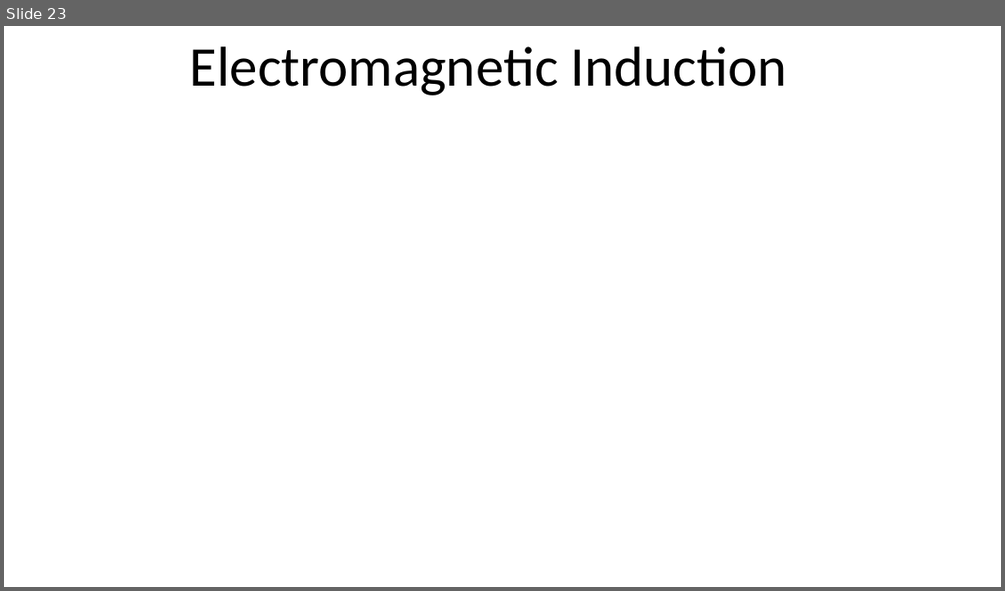
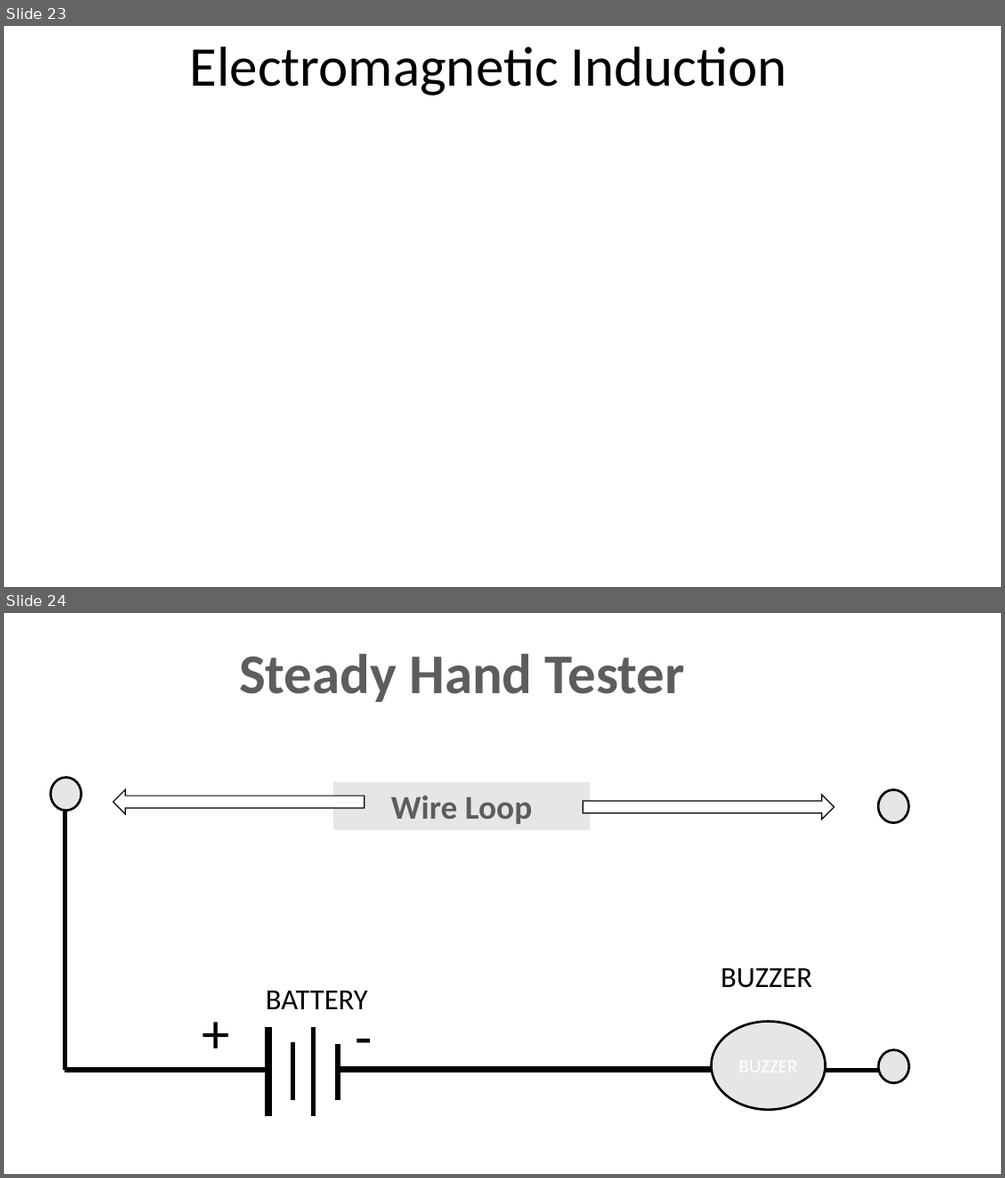
Before and after one commit to infocelab/embedded-projects, a slide deck: Documents/projects for schools.pptx. Shown one above the other, each under a label of ours: slide 23 before the commit, slides 23 and 24 after it. The pictures are 1005x591 and 1005x1178 pixels, drawn with LibreOffice and Linux fonts; fonts in the diff are those of the drawing. Boxes give left, top, right and bottom in pixels: in the first picture for what was removed or moved away, otherwise in the second. Text is boxed around its words. In the diff, an @@ line names an element or a change of style, - is before the commit and + after.

Commit message:
opk

```diff
--- a/Documents/projects for schools.pptx
+++ b/Documents/projects for schools.pptx
@@ slide 24 added at (4,613,1001,1174), background #FFFFFF @@
@@ text added at (239,654,685,702), 54 pt, text gradient #555555 to #5D5D5D to #000000, bold @@
+Steady Hand Tester
@@ ellipse added at (50,778,81,811), fill #E7E6E6, outline #000000 2.25 pt @@
@@ left arrow added at (113,789,364,814), fill #FFFFFF, outline #000000 1 pt @@
@@ rectangle added at (334,782,591,830), fill #E7E6E6, 32 pt, text gradient #555555 to #5D5D5D to #000000, bold @@
+Wire Loop
@@ left arrow added at (582,795,834,819), fill #FFFFFF, outline #000000 1 pt @@
@@ ellipse added at (878,789,909,822), fill #E7E6E6, outline #000000 2.25 pt @@
@@ rectangle added at (63,811,67,1070), fill #000000, outline #000000 1 pt @@
@@ text added at (720,968,812,988), 28 pt, text #000000 @@
+BUZZER
@@ text added at (192,994,241,1070), 54 pt, text #000000 @@
++
@@ text added at (266,990,368,1009), 28 pt, text #000000 @@
+BATTERY
@@ text added at (340,997,389,1072), 54 pt, text #000000 @@
+-
@@ rectangle added at (266,1027,271,1115), fill #000000, outline #000000 1 pt @@
@@ rectangle added at (312,1027,316,1115), fill #000000, outline #000000 1 pt @@
@@ ellipse added at (712,1022,825,1110), fill #E7E6E6, outline #000000 2.25 pt @@
@@ rectangle added at (291,1043,295,1100), fill #000000, outline #000000 1 pt @@
@@ rectangle added at (336,1044,340,1100), fill #000000, outline #000000 1 pt @@
@@ ellipse added at (878,1050,909,1083), fill #E7E6E6, outline #000000 2.25 pt @@
@@ rectangle added at (65,1068,267,1071), fill #000000, outline #000000 1 pt @@
@@ rectangle added at (341,1067,712,1072), fill #000000, outline #000000 1 pt @@
@@ rectangle added at (825,1069,899,1072), fill #000000, outline #000000 1 pt @@
```
